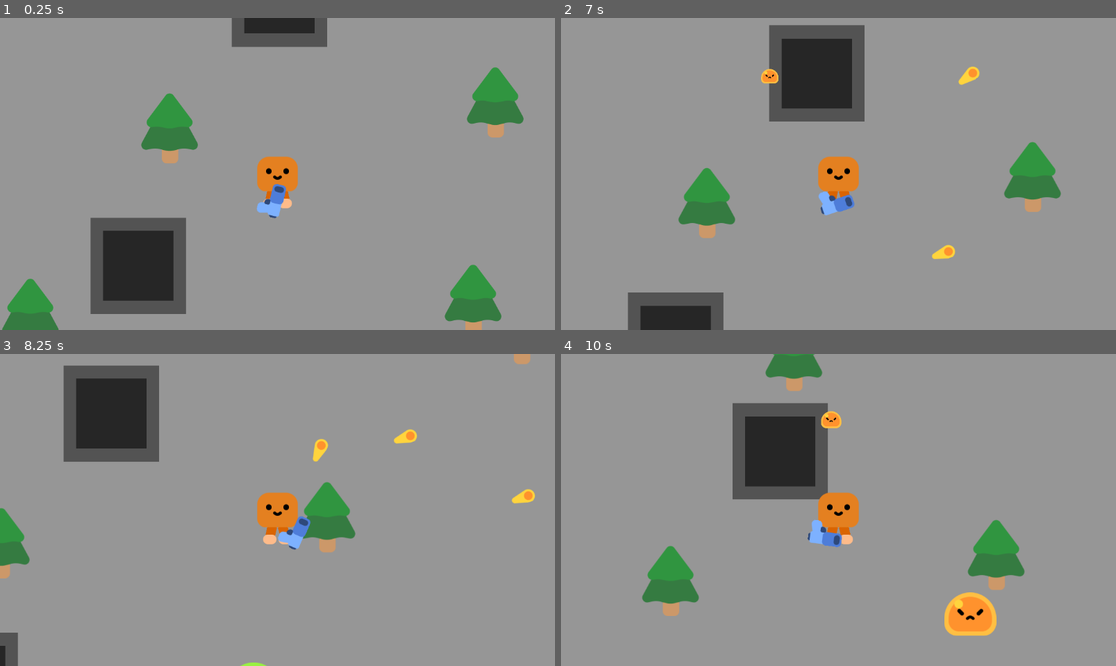
Above: before the commit, frames 1-4 (two rows, left to right).
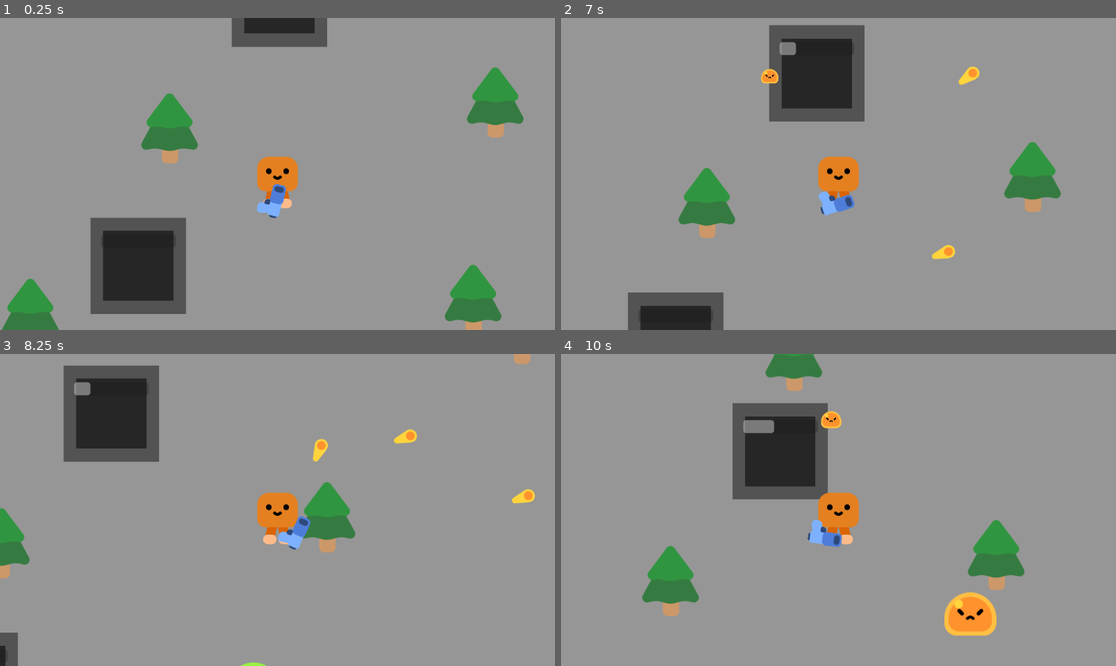
Above: after the commit, the same moments.

Repository: Pear-Juice/ATLS-GD-FarmerSurvivor
Game: Godot game, scene res://Scenes/L1.tscn
Same seed, same stepped clock (60 frames per second), same inputs: the game is played once before the commit and once after it.
Inputs (mouse positions are in pixels of both pictures, inside the frame that each line leads up to):
- Up to frame 1 (0.25 s): no input
- Up to frame 2 (7 s): tap Enter at 0.5 s; move the mouse to (960, 158) at 0.52 s; press the mouse at (960, 158) at 0.53 s; hold D (Right) 0.53-1.28 s; move the mouse to (727, 189) at 1.27 s; release the mouse at (727, 189) at 1.28 s; hold S (Down) 1.28-2.03 s; click (727, 189) at 1.35 s; move the mouse to (894, 105) at 2.02 s; press the mouse at (894, 105) at 2.03 s; hold D (Right) 2.03-2.78 s; move the mouse to (810, 236) at 2.77 s; release the mouse at (810, 236) at 2.78 s; hold W (Up) 2.78-3.53 s; click (810, 236) at 2.85 s; move the mouse to (1005, 220) at 3.52 s; press the mouse at (1005, 220) at 3.53 s; hold A (Left) 3.53-5.03 s; move the mouse to (672, 127) at 4.27 s; release the mouse at (672, 127) at 4.28 s; click (672, 127) at 4.35 s; move the mouse to (866, 174) at 5.02 s; press the mouse at (866, 174) at 5.03 s; hold S (Down) 5.03-5.78 s; move the mouse to (755, 96) at 5.77 s; release the mouse at (755, 96) at 5.78 s; hold D (Right) 5.78-6.53 s; click (755, 96) at 5.85 s; move the mouse to (960, 158) at 6.52 s; press the mouse at (960, 158) at 6.53 s; hold W (Up) from 6.53 s (still down)
- Up to frame 3 (8.25 s): move the mouse to (166, 525) at 7.27 s; release W (Up) at 7.28 s; release the mouse at (166, 525) at 7.28 s; hold D (Right) 7.28-8.03 s; click (166, 525) at 7.35 s; move the mouse to (333, 441) at 8.02 s; press the mouse at (333, 441) at 8.03 s; hold S (Down) from 8.03 s (still down)
- Up to frame 4 (10 s): move the mouse to (810, 572) at 8.77 s; release S (Down) at 8.78 s; release the mouse at (810, 572) at 8.78 s; hold A (Left) 8.78-9.53 s; click (810, 572) at 8.85 s; move the mouse to (1005, 556) at 9.52 s; press the mouse at (1005, 556) at 9.53 s; hold W (Up) from 9.53 s (still down)

The runs differ from the first frame. In frame 2, 0.1% of the frame differs, in the area x 39-43%, y 7-13%; in frame 3, 0.1%; in frame 4, 0.2%, in the area x 32-39%, y 21-26%.

Commit message:
Step 3 10m

Diff:
--- a/Objects/Trap/Trap.gd
+++ b/Objects/Trap/Trap.gd
@@ -6,14 +6,27 @@
 var open := true
 var capture_time : int
 
+func _ready():
+	$CaptureIndicator.max_value = fill_max
 
 func _on_body_entered(body: Node2D) -> void:
 	if open && body.is_in_group("Enemy"):
 		body.capture()
 		captured_enemies.append(body)
 
+		$CaptureIndicator.value = captured_enemies.size()
+
 		if captured_enemies.size() == 1:
 			capture_time = Time.get_ticks_msec()
 
 		if captured_enemies.size() >= fill_max:
 			open = false
+			var tween = get_tree().create_tween().tween_property($CaptureIndicator, "value", 0, 5)
+			clear()
+			await tween.finished
+			open = true
+
+func clear():
+	for enemy in captured_enemies:
+		enemy.kill()
+	captured_enemies.clear()
--- a/Objects/Trap/Trap.tscn
+++ b/Objects/Trap/Trap.tscn
@@ -33,4 +33,16 @@
 [node name="CollisionShape2D" type="CollisionShape2D" parent="Player Wall"]
 shape = SubResource("RectangleShape2D_goa61")
 
+[node name="CaptureIndicator" type="ProgressBar" parent="."]
+anchors_preset = 5
+anchor_left = 0.5
+anchor_right = 0.5
+offset_left = -77.0
+offset_top = -65.0
+offset_right = 78.0
+offset_bottom = -38.0
+grow_horizontal = 2
+max_value = 1.0
+show_percentage = false
+
 [connection signal="body_entered" from="." to="." method="_on_body_entered"]
Not shown, changed: README.md
